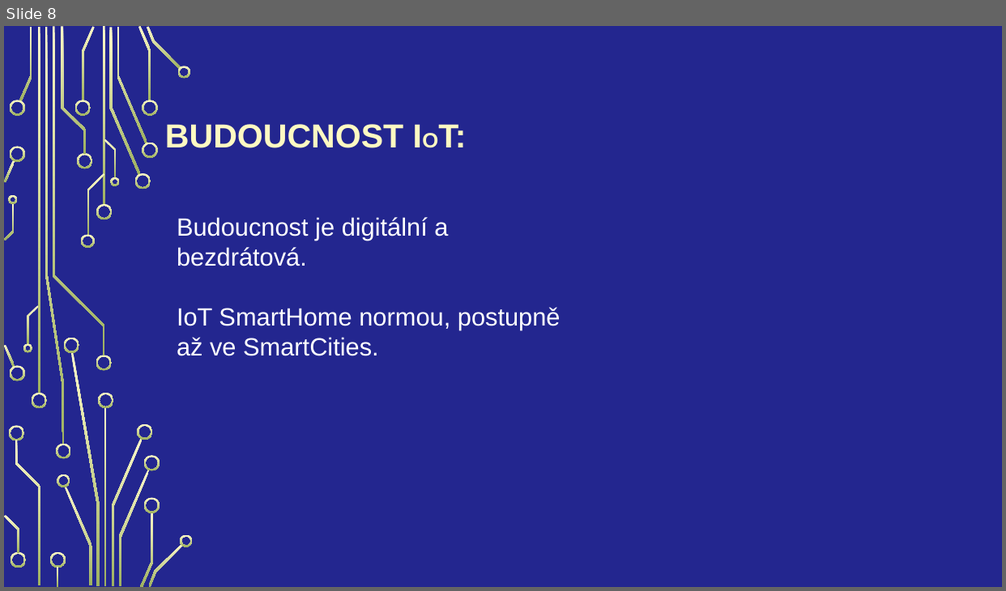
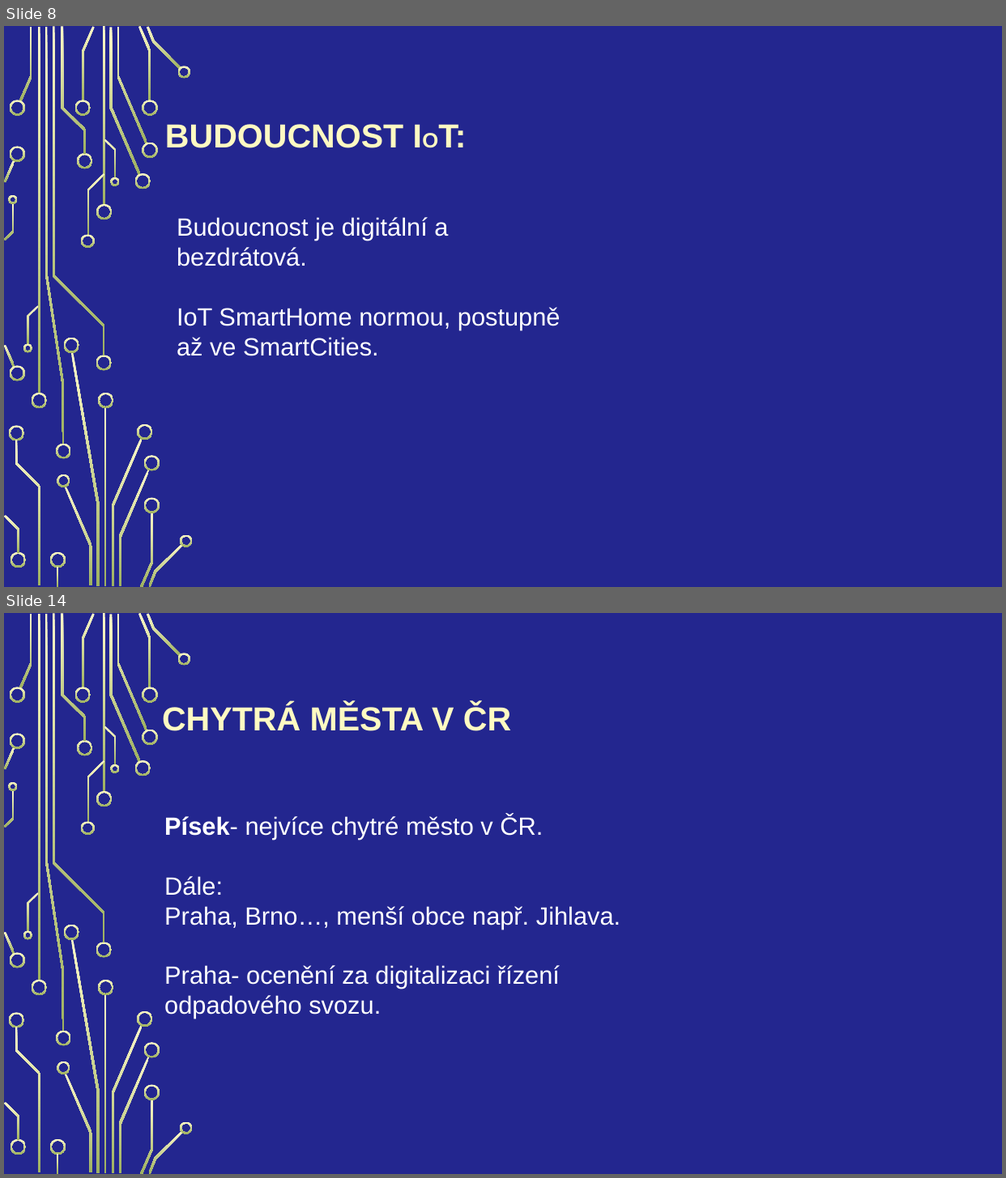
Before and after one commit to Vojta2809/Internet-v-c-a-chytr-m-sta, a slide deck: langsadl.pptx. Shown one above the other, each under a label of ours: slide 8 before the commit, slides 8 and 14 after it; the slides between them are not shown. The pictures are 1006x591 and 1006x1178 pixels, drawn with LibreOffice and Linux fonts; fonts in the diff are those of the drawing; background and template pictures are left out. Boxes give left, top, right and bottom in pixels: in the first picture for what was removed or moved away, otherwise in the second. Text is boxed around its words. In the diff, an @@ line names an element or a change of style, - is before the commit and + after.

```diff
--- a/langsadl.pptx
+++ b/langsadl.pptx
@@ slide 14 added at (4, 613, 1002, 1174), background picture (left out); not listed: 54 template elements that a slide beside it also shows @@
@@ title added at (162, 705, 511, 731), 32 pt, text #FEFAC2, bold @@
+CHYTRÁ MĚSTA V ČR
@@ text added at (164, 815, 620, 1019), 24 pt, text #FFFFFF @@
+Písek- nejvíce chytré město v ČR.
+Dále:
+Praha, Brno…, menší obce např. Jihlava.
+Praha- ocenění za digitalizaci řízení odpadového svozu.
```
Also in this commit, not shown: 10 slides changed, 2 other slides added, 2 slides removed.
